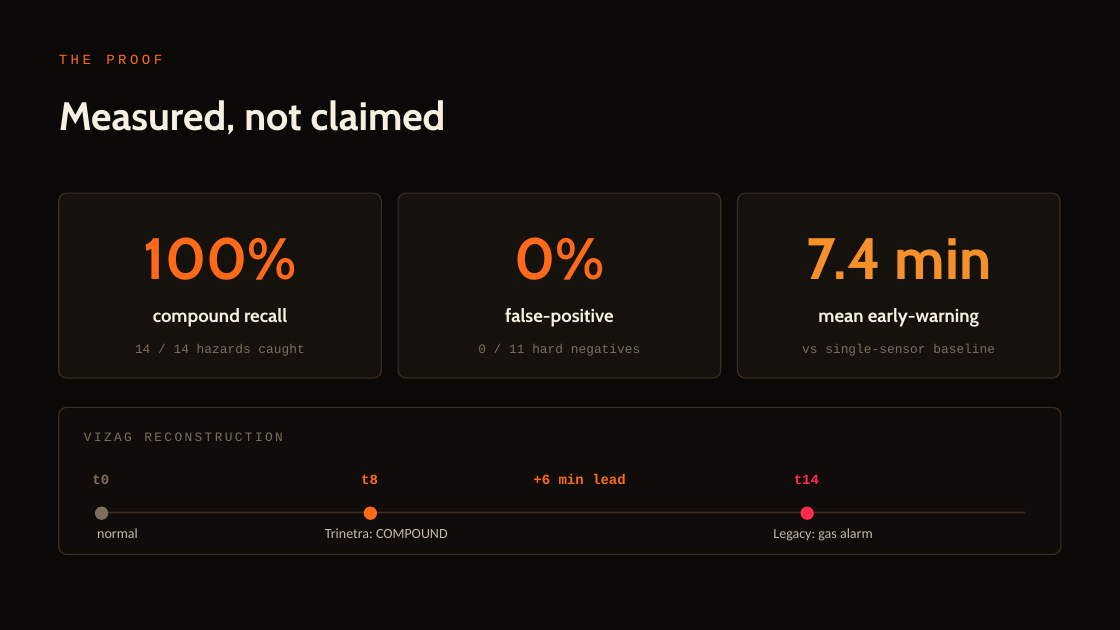
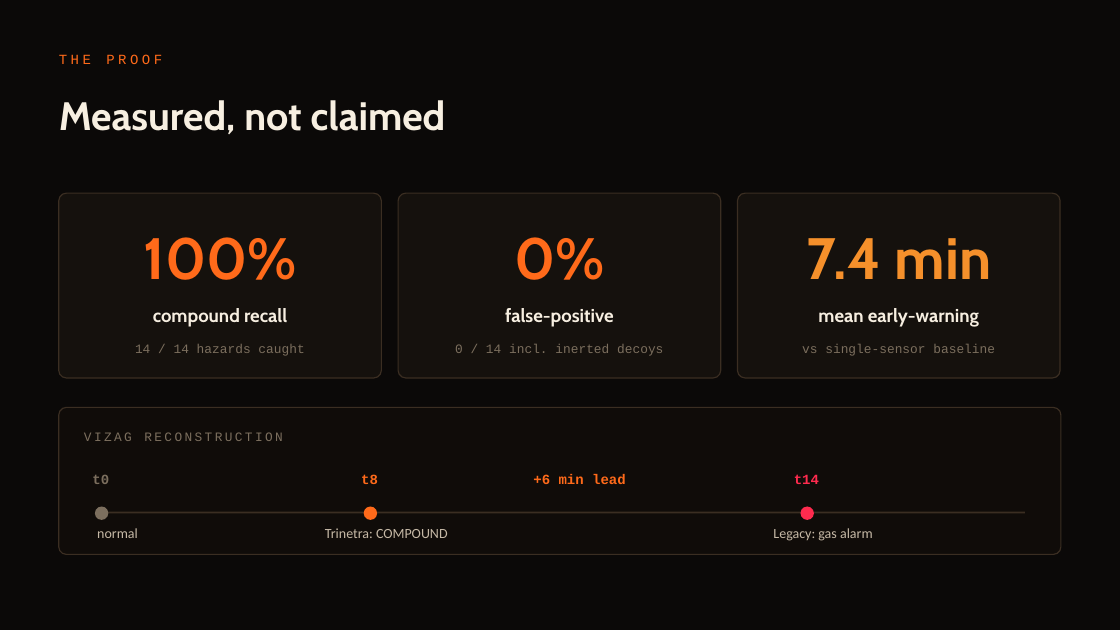
Before and after one commit to SaudSatopay/trinetra, a slide deck: slide 10 of docs/Trinetra_Deck.pptx. Drawn at 1120x630 pixels with LibreOffice and Linux fonts; fonts in the diff are those of the drawing. Boxes give left, top, right and bottom in pixels: in the first picture for what was removed or moved away, otherwise in the second. Text is boxed around its words. In the diff, an @@ line names an element or a change of style, - is before the commit and + after.

```diff
--- a/docs/Trinetra_Deck.pptx
+++ b/docs/Trinetra_Deck.pptx
@@ text at <box>455,344,663,356</box>: text changed @@
-0 / 11 hard negatives
+0 / 14 incl. inerted decoys
```
Also in this commit, not shown: 5 other slides changed, 2 slides added, 5 other files.
